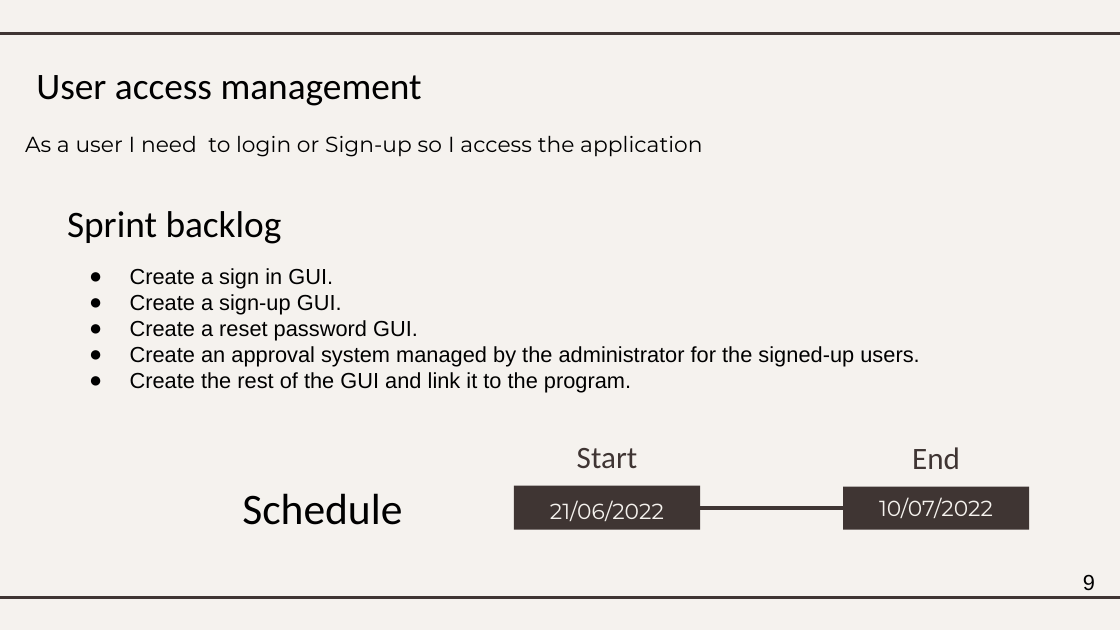
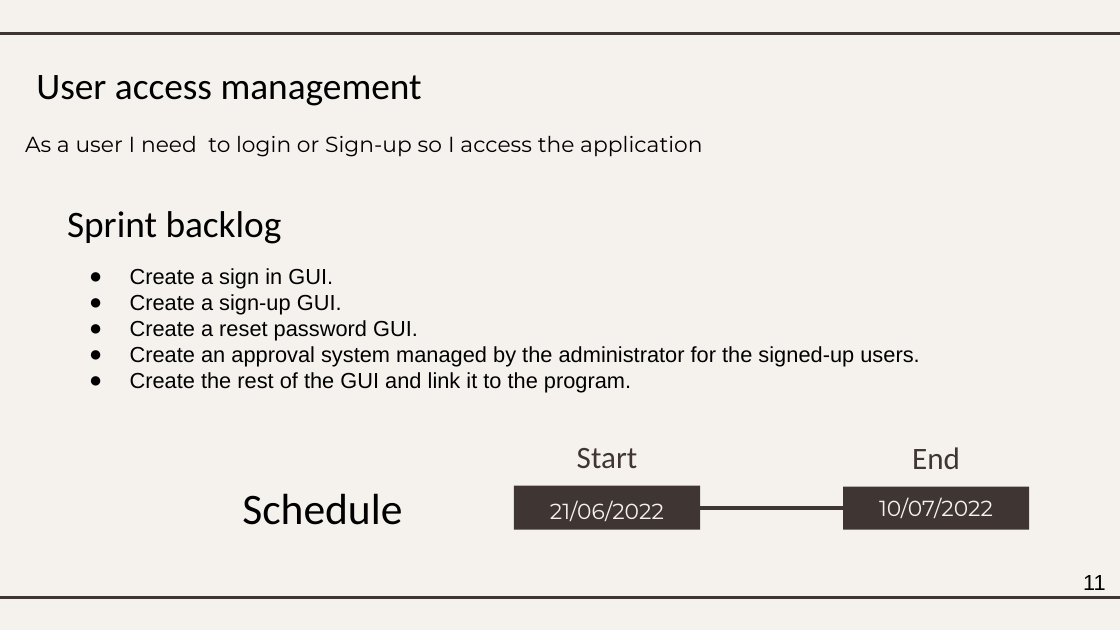
Before and after one commit to samar-savage/Audit, a slide deck: slide 12 of scrum slide ppt.pptx (slide 9 before the commit). Drawn at 1120x630 pixels with LibreOffice and Linux fonts; fonts in the diff are those of the drawing. Boxes give left, top, right and bottom in pixels: in the first picture for what was removed or moved away, otherwise in the second. Text is boxed around its words. In the diff, an @@ line names an element or a change of style, - is before the commit and + after.

```diff
--- a/scrum slide ppt.pptx
+++ b/scrum slide ppt.pptx
@@ text at [1083, 575, 1106, 590]: text changed @@
-9
+11
```
Also in this commit, not shown: 6 other slides changed, 2 slides added, 11 other files.
